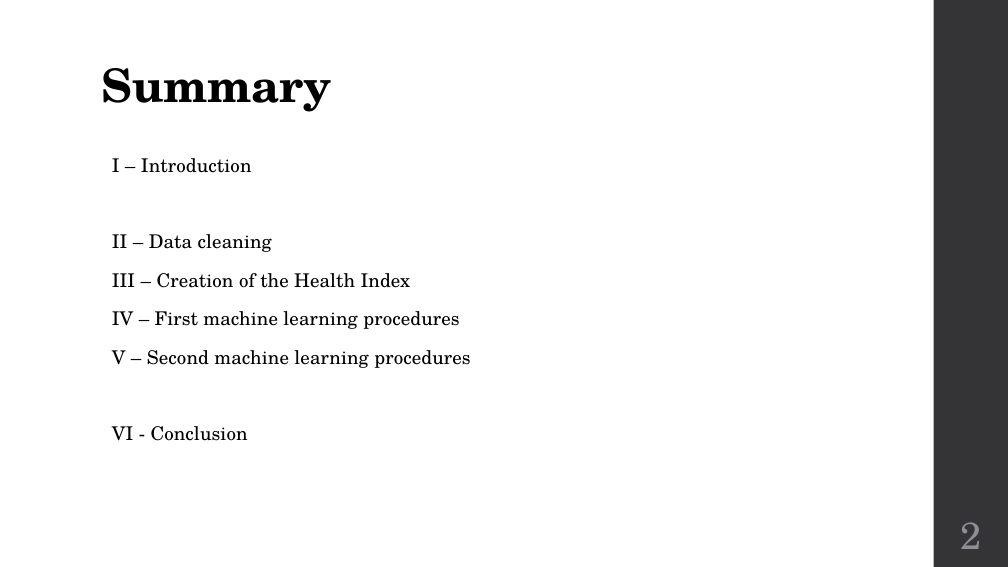
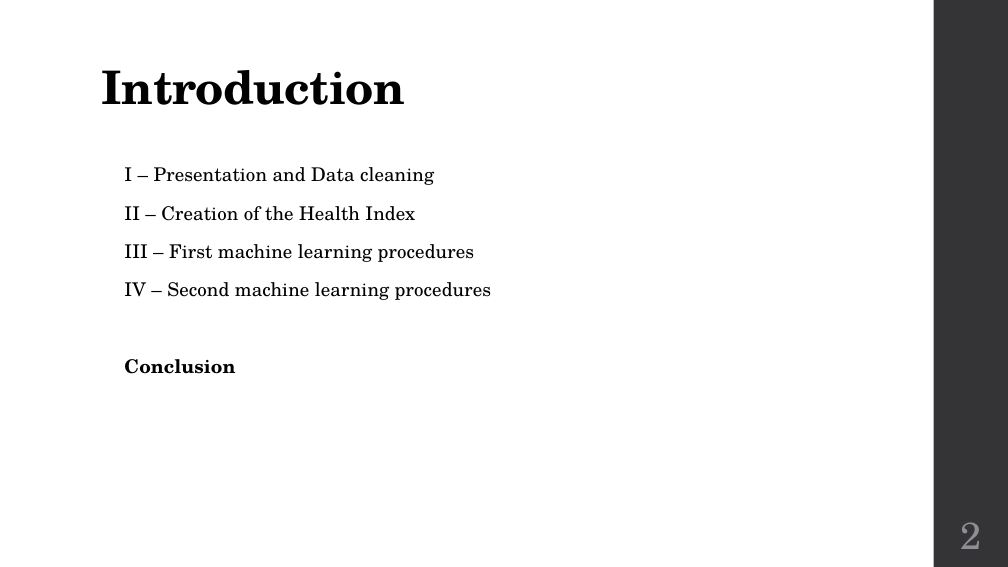
Before and after one commit to jveillon/Projet_Statapp, a slide deck: slide 2 of Soutenance/Soutenance - Présentation.pptx. Drawn at 1008x567 pixels with LibreOffice and Linux fonts; fonts in the diff are those of the drawing. Boxes give left, top, right and bottom in pixels: in the first picture for what was removed or moved away, otherwise in the second. Text is boxed around its words. In the diff, an @@ line names an element or a change of style, - is before the commit and + after.

```diff
--- a/Soutenance/Soutenance - Présentation.pptx
+++ b/Soutenance/Soutenance - Présentation.pptx
@@ title at bbox=[102, 70, 405, 105]: text changed @@
-Summary
+Introduction
@@ text at bbox=[124, 167, 491, 374]: text changed @@
-I – Introduction
-II – Data cleaning
-III – Creation of the Health Index
-IV – First machine learning procedures
-V – Second machine learning procedures
-VI - Conclusion
+I – Presentation and Data cleaning
+II – Creation of the Health Index
+III – First machine learning procedures
+IV – Second machine learning procedures
+Conclusion
```
Also in this commit, not shown: 15 other slides changed, 4 slides added, 5 slides removed, 5 other files.
